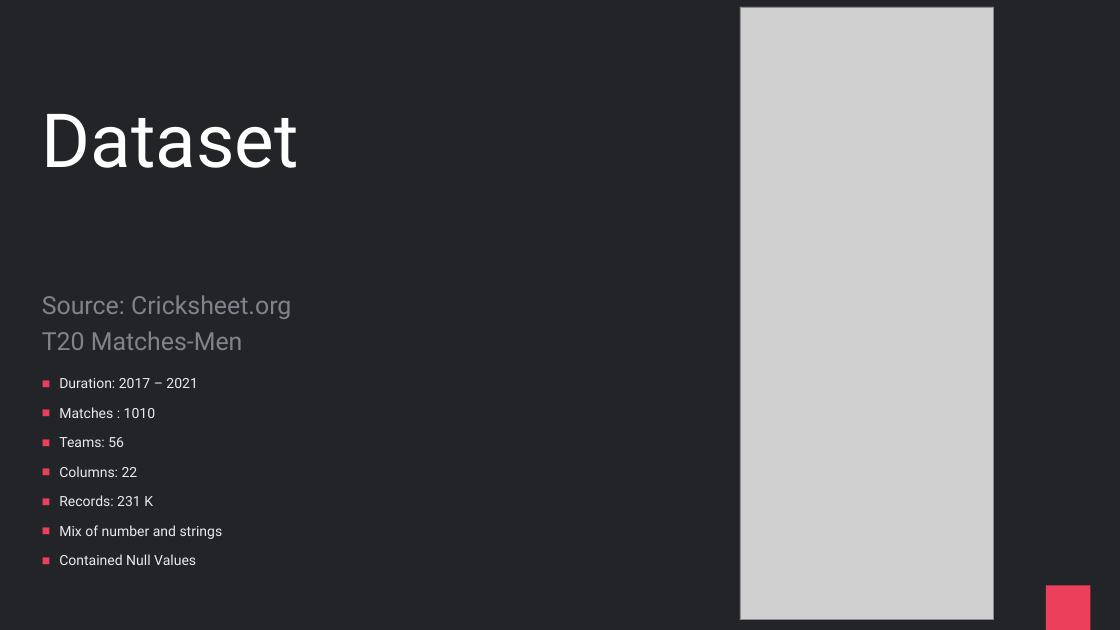
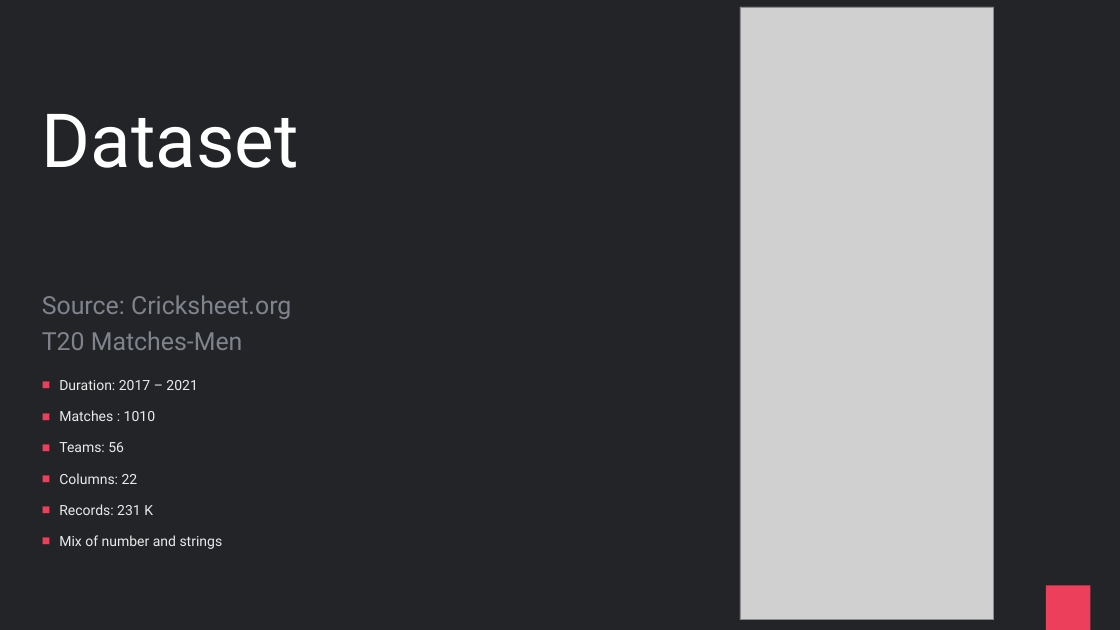
Before and after one commit to praveenraghuvanshi/tech-sessions, a slide deck: slide 7 of 16062021-Global-AI-Community-2021/cricket-analytics.pptx. Drawn at 1120x630 pixels with LibreOffice and Linux fonts; fonts in the diff are those of the drawing; grey boxes stand for pictures. Boxes give left, top, right and bottom in pixels: in the first picture for what was removed or moved away, otherwise in the second. Text is boxed around its words. In the diff, an @@ line names an element or a change of style, - is before the commit and + after.

```diff
--- a/16062021-Global-AI-Community-2021/cricket-analytics.pptx
+++ b/16062021-Global-AI-Community-2021/cricket-analytics.pptx
@@ text "Duration: 2017 – 2021" at (x1=59, y1=380, x2=223, y2=549): line spacing 1.2 to 1.3 @@
@@ text at (x1=59, y1=554, x2=196, y2=565): paragraph removed @@
-■ Contained Null Values
```
Also in this commit, not shown: 3 other slides changed, 1 other file.
